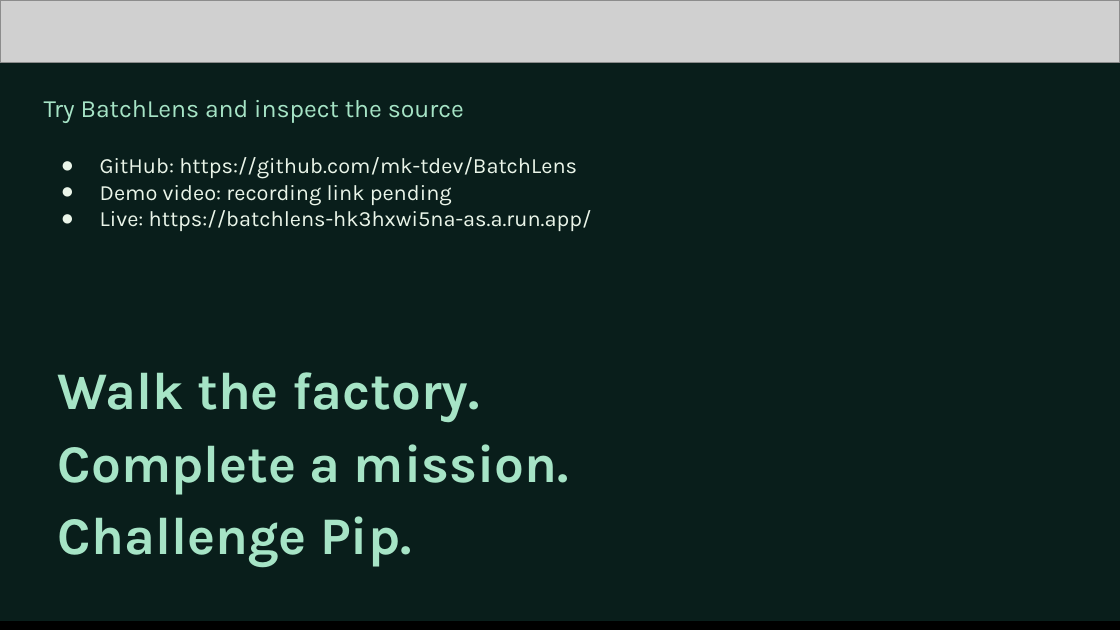
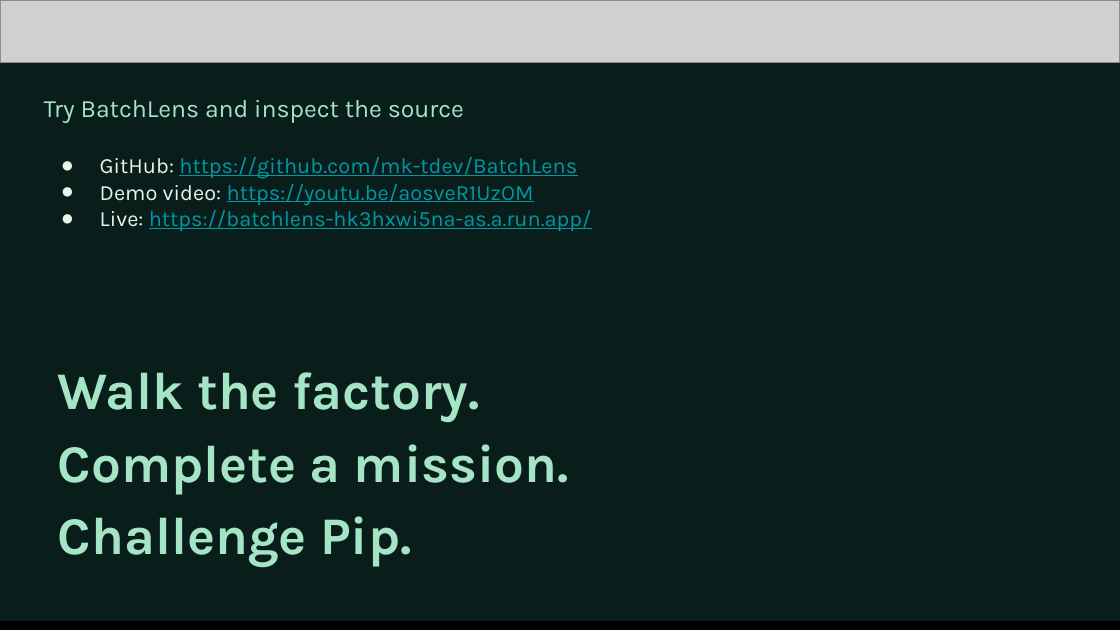
Before and after one commit to mk-tdev/BatchLens, a slide deck: slide 13 of docs/submission/BatchLens-Pitch-Review.pptx. Drawn at 1120x630 pixels with LibreOffice and Linux fonts; fonts in the diff are those of the drawing; grey boxes stand for pictures. Boxes give left, top, right and bottom in pixels: in the first picture for what was removed or moved away, otherwise in the second. Text is boxed around its words. In the diff, an @@ line names an element or a change of style, - is before the commit and + after.

Commit message:
Publish YouTube demo link and final submission deck exports

```diff
--- a/docs/submission/BatchLens-Pitch-Review.pptx
+++ b/docs/submission/BatchLens-Pitch-Review.pptx
@@ text at <box>100,157,592,231</box>: text colour #EAF5E9 to #0097A7, underline on in "https://github.com/mk-tdev/BatchLens", "https://batchlens-hk3hxwi5na-as.a.run.app/" @@
@@ text at <box>100,184,534,206</box>: text changed; text colour #EAF5E9 to #0097A7 @@
-● Demo video: recording link pending
+● Demo video: https://youtu.be/aosveR1UzOM
```
Also in this commit, not shown: 4 other files.
